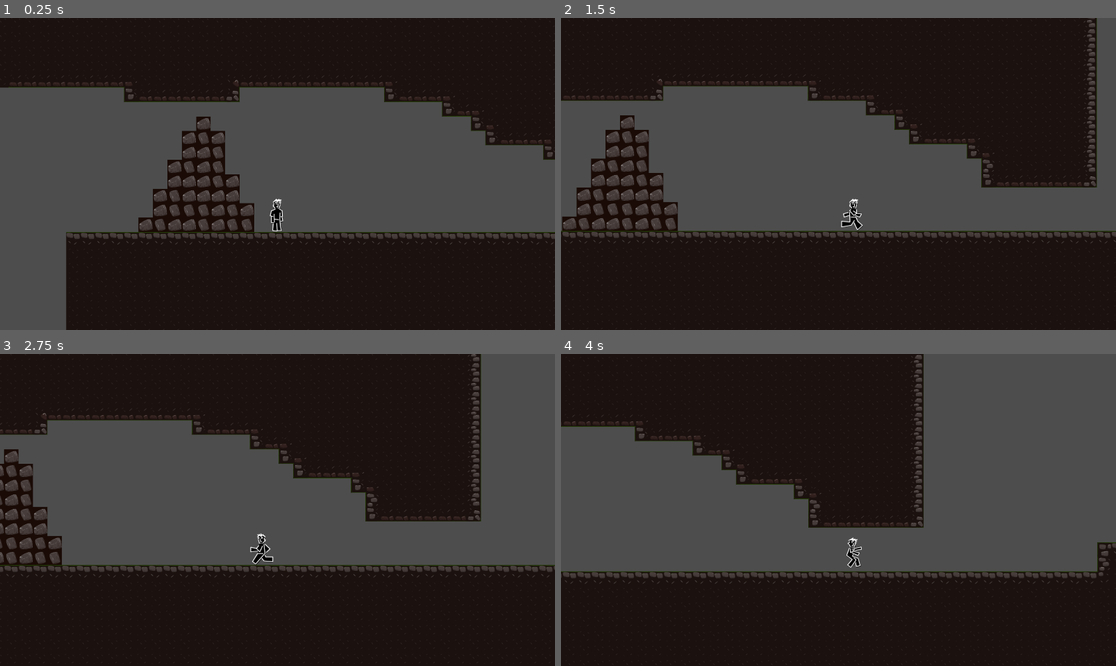
Above: before the commit, frames 1-4 (two rows, left to right).
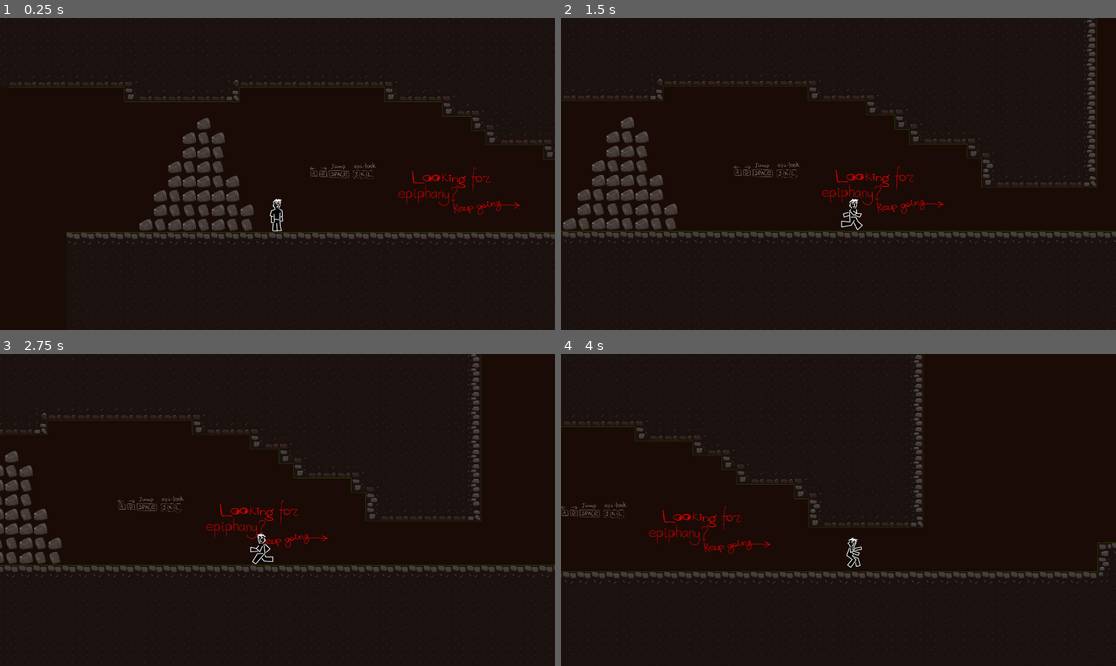
Above: after the commit, the same moments.

Repository: agasyants/GameJam1--skidbladnir-
Game: Godot game, scene res://Levels/main_level/main.tscn
The game is run twice, just before and just after one commit, with the same random seed, the same clock (stepped at 60 frames per second) and the same inputs. Sound files missing from this copy of the repository are replaced by a short silence.
Inputs:
- Up to frame 1 (0.25 s): no input
- Up to frame 2 (1.5 s): hold K (switch_echo) 0.53-1.28 s; hold Right (ui_right) from 0.53 s (still down); tap Space (jump) at 0.77 s; tap J (switch_normal) at 1.35 s
- Up to frame 3 (2.75 s): tap Space (jump) at 1.52 s; release Right (ui_right) at 2.03 s; hold Left (ui_left) from 2.03 s (still down); hold , (switch_truth) from 2.03 s (still down)
- Up to frame 4 (4 s): release Left (ui_left) at 2.78 s; release , (switch_truth) at 2.78 s; hold Right (ui_right) from 2.78 s (still down); tap L (switch_visceral) at 2.85 s; tap Space (jump) at 3.02, 3.77 s; hold K (switch_echo) from 3.53 s (still down)

The runs differ from the first frame. In frame 1, 41% of the frame differs, in the area x 0-100%, y 22-100%; in frame 2, 31%; in frame 3, 35%; in frame 4, 43%, in the area x 0-100%, y 0-70%.

Commit message:
backgrds

Diff:
--- a/Levels/main_level/main_echo.tscn
+++ b/Levels/main_level/main_echo.tscn
@@ -1,9 +1,11 @@
-[gd_scene load_steps=8 format=4 uid="uid://ypx86nl676vu"]
+[gd_scene load_steps=10 format=4 uid="uid://ypx86nl676vu"]
 
 [ext_resource type="Texture2D" uid="uid://bj4lwmw5aog6l" path="res://Levels/atlas-02.png" id="1_fmssl"]
 [ext_resource type="PackedScene" uid="uid://mf88s1oxlqr1" path="res://Scripts/Checkpoint.tscn" id="2_862ku"]
+[ext_resource type="Texture2D" uid="uid://dnxenluq232bw" path="res://Assets/back-03.png" id="2_cfjkb"]
+[ext_resource type="Texture2D" uid="uid://3tl1pcncecke" path="res://Assets/back-04.png" id="2_qohfp"]
 [ext_resource type="PackedScene" uid="uid://dqh7c261ruq0o" path="res://Scripts/DeathPlate.tscn" id="3_qpoie"]
-[ext_resource type="PackedScene" uid="uid://121sq8qgn4w8" path="res://Scripts/CameraPlate.tscn" id="4_2ihqu"]
+[ext_resource type="PackedScene" path="res://Scripts/CameraPlate.tscn" id="4_2ihqu"]
 [ext_resource type="PackedScene" uid="uid://cc5ebuy27mp74" path="res://Story/Altar.tscn" id="5_487aq"]
 
 [sub_resource type="TileSetAtlasSource" id="TileSetAtlasSource_6cqa7"]
@@ -58,6 +60,22 @@
 
 [node name="TestEcho" type="Node2D"]
 
+[node name="ColorRect" type="ColorRect" parent="."]
+offset_left = -4672.0
+offset_top = -3612.0
+offset_right = 6439.0
+offset_bottom = 3403.0
+color = Color(0.235294, 0.235294, 0.235294, 1)
+
+[node name="Back-03" type="Sprite2D" parent="."]
+position = Vector2(5099, 1525)
+texture = ExtResource("2_cfjkb")
+
+[node name="Back-04" type="Sprite2D" parent="."]
+visible = false
+position = Vector2(-1922, -1241)
+texture = ExtResource("2_qohfp")
+
 [node name="TileMap_Echo" type="TileMapLayer" parent="."]
 tile_map_data = PackedByteArray("AAAIAAAAAAAAAAAAAAAHAAAAAAAJAAAAAAAGAAAAAAAMAAAAAAAFAAAAAAAMAAAAAAAEAAAAAAAMAAAAAAADAA …(195760 unchanged characters)…
 tile_set = SubResource("TileSet_fb6qx")
@@ -91,16 +109,13 @@
 position = Vector2(-1051, -1476)
 scale = Vector2(-1.31461, 1.6174)
 
-[node name="DeathPlate2" parent="." instance=ExtResource("5_487aq")]
+[node name="eye2" parent="." instance=ExtResource("5_487aq")]
 position = Vector2(-1952, -1051)
 from = 1
 to = 2
+backname = "Back-04"
 
 [node name="Checkpoint3" parent="." instance=ExtResource("2_862ku")]
 position = Vector2(15, 313)
 scale = Vector2(1.25728, 0.482663)
 checkpoint_id = "default"
-
-[node name="Checkpoint4" parent="." instance=ExtResource("2_862ku")]
-position = Vector2(-1945, -1120)
-checkpoint_id = "default"
--- a/Levels/main_level/main_normal.tscn
+++ b/Levels/main_level/main_normal.tscn
@@ -1,9 +1,11 @@
-[gd_scene load_steps=7 format=4 uid="uid://prju72f4cqpl"]
+[gd_scene load_steps=9 format=4 uid="uid://prju72f4cqpl"]
 
 [ext_resource type="Texture2D" uid="uid://dx0lalpr2omc0" path="res://Levels/atlas-01.png" id="1_tnpg0"]
+[ext_resource type="Texture2D" uid="uid://dcuceprojc3uw" path="res://Assets/back-02.png" id="2_6x4bf"]
 [ext_resource type="PackedScene" uid="uid://mf88s1oxlqr1" path="res://Scripts/Checkpoint.tscn" id="2_ajat7"]
-[ext_resource type="PackedScene" uid="uid://121sq8qgn4w8" path="res://Scripts/CameraPlate.tscn" id="3_cyurm"]
+[ext_resource type="PackedScene" path="res://Scripts/CameraPlate.tscn" id="3_cyurm"]
 [ext_resource type="PackedScene" uid="uid://cc5ebuy27mp74" path="res://Story/Altar.tscn" id="4_hboql"]
+[ext_resource type="Texture2D" uid="uid://c83cqiaaoelkb" path="res://Assets/back-01.png" id="5_mm8ce"]
 
 [sub_resource type="TileSetAtlasSource" id="TileSetAtlasSource_vaj5t"]
 texture = ExtResource("1_tnpg0")
@@ -56,6 +58,22 @@
 
 [node name="TestNormal" type="Node2D"]
 
+[node name="ColorRect" type="ColorRect" parent="."]
+offset_left = -4490.0
+offset_top = -3936.0
+offset_right = 7214.0
+offset_bottom = 3904.0
+color = Color(0.101961, 0.0431373, 0.0235294, 1)
+
+[node name="Back-01" type="Sprite2D" parent="."]
+position = Vector2(-1858, -313)
+texture = ExtResource("5_mm8ce")
+
+[node name="Back-02" type="Sprite2D" parent="."]
+visible = false
+position = Vector2(5101, -328)
+texture = ExtResource("2_6x4bf")
+
 [node name="TileMap_Normal" type="TileMapLayer" parent="."]
 tile_map_data = PackedByteArray("AAAQAAMAAAAMAAAAAAARAAMAAAAMAAAAAAASAAMAAAAMAAAAAAATAAMAAAAMAAAAAAAUAAMAAAAMAAAAAAAVAA …(219808 unchanged characters)…
 tile_set = SubResource("TileSet_6xhby")
@@ -91,7 +109,7 @@
 offset = Vector2(0, -40)
 zoom = Vector2(0.8, 0.8)
 
-[node name="DeathPlate5" parent="." instance=ExtResource("4_hboql")]
+[node name="eye" parent="." instance=ExtResource("4_hboql")]
 position = Vector2(5101, -122)
 
 [node name="DeathPlate6" parent="." instance=ExtResource("3_cyurm")]
--- a/Story/Altar.gd
+++ b/Story/Altar.gd
@@ -5,11 +5,16 @@
 
 @export var from: int = 0
 @export var to: int = 1
+@export var backname: String = "Back-02"
 
 @onready var lens: LensManager = get_tree().get_first_node_in_group("manager")
 
 func _on_body_entered(body):
 	if body.is_in_group("Player"):
+		hide()
+		var back = get_parent().get_node(backname)
+		if back:
+			back.show()
 		if body.eye_state == from:
 			body.eye_state = to
-			GameManager.set_checkpoint("altar", body.global_position, body.eye_state, lens.target_lens)
+			GameManager.set_checkpoint("altar", body.global_position, body.eye_state, lens.current_lens)
--- a/UI/pause.tscn
+++ b/UI/pause.tscn
@@ -54,19 +54,19 @@
 
 [node name="resume_btn" type="Button" parent="."]
 layout_mode = 1
-offset_left = 720.0
-offset_top = 52.0
-offset_right = 864.0
-offset_bottom = 83.0
+offset_left = 104.0
+offset_top = 310.0
+offset_right = 248.0
+offset_bottom = 341.0
 scale = Vector2(2, 2)
 text = "Resume"
 
 [node name="restart_btn" type="Button" parent="."]
 layout_mode = 1
-offset_left = 1040.0
-offset_top = 52.0
-offset_right = 1184.0
-offset_bottom = 83.0
+offset_left = 424.0
+offset_top = 310.0
+offset_right = 568.0
+offset_bottom = 341.0
 scale = Vector2(2, 2)
 text = "New game"
 
Binary file changed: Assets/back-02.png
Binary file added: Assets/back-03.png
Not shown, added: Assets/back-03.png.import
Binary file added: Assets/back-04.png
Not shown, added: Assets/back-04.png.import
